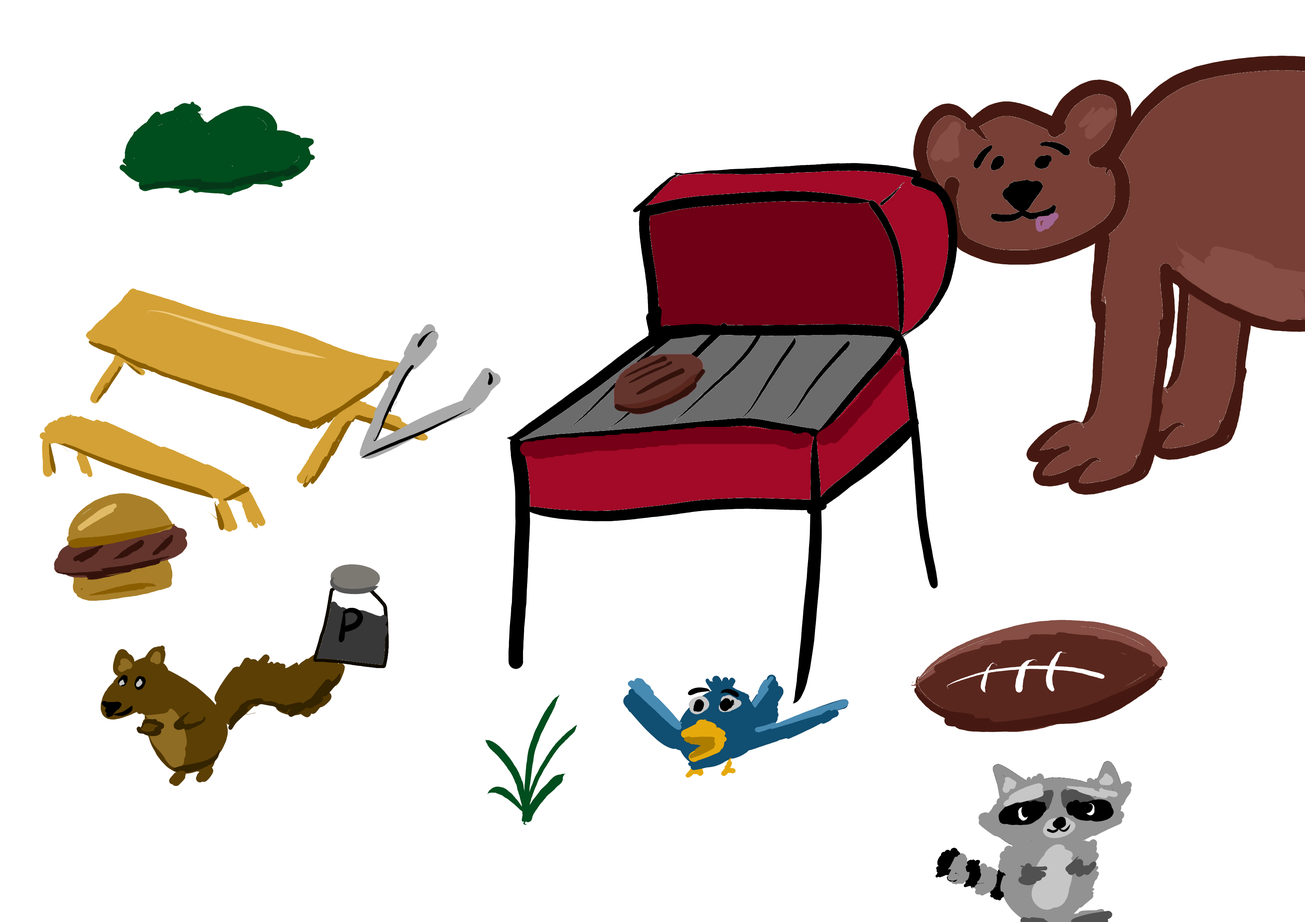
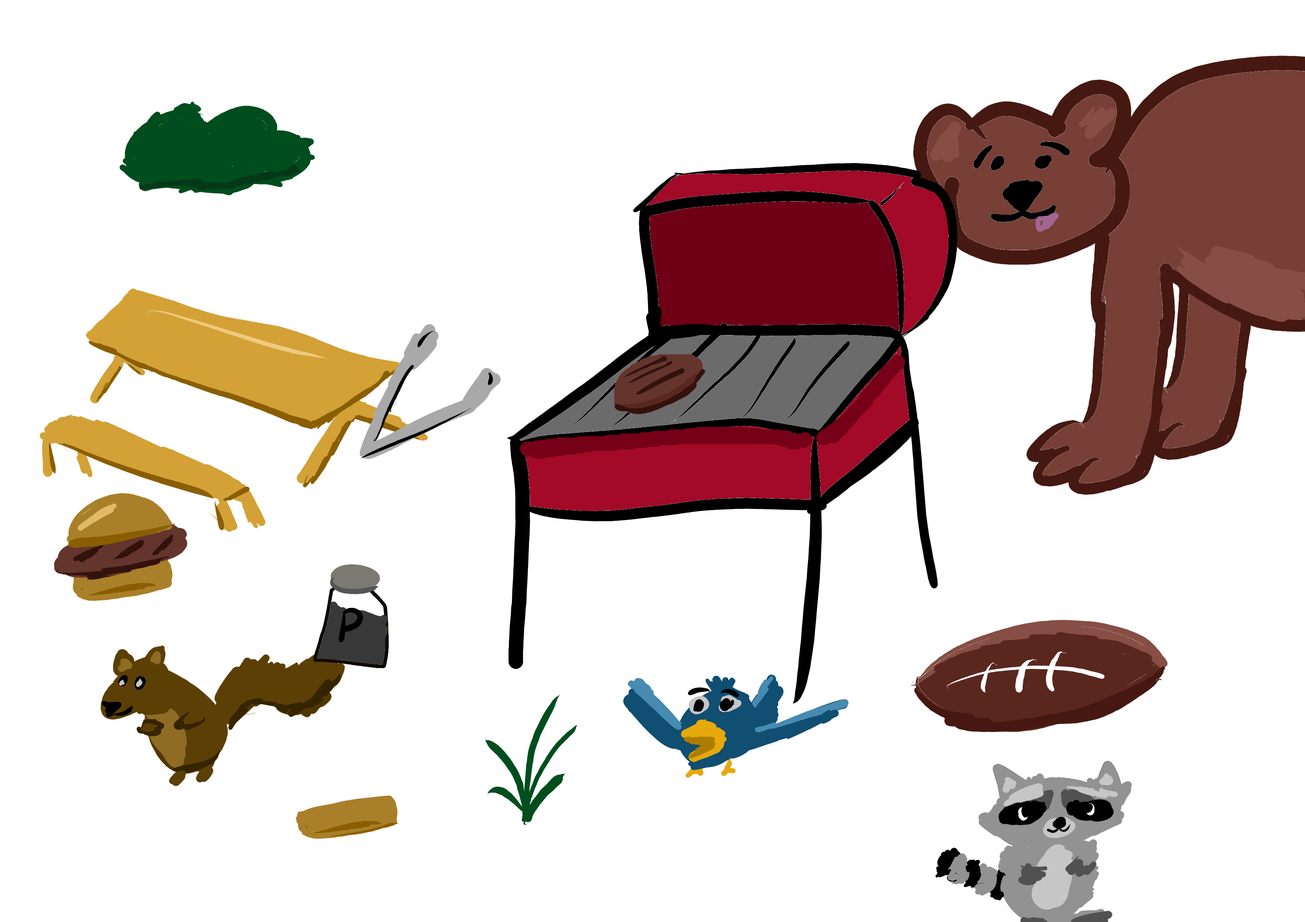
Before/after of a w=1305, h=922 layered artwork. What changed in the layer stack:
added layer "only bottom bun" above "bottom bun" over 283, 795, 398, 840
painted on "squirrel" over 283, 795, 398, 840
painted on "Background" over 283, 795, 398, 817
